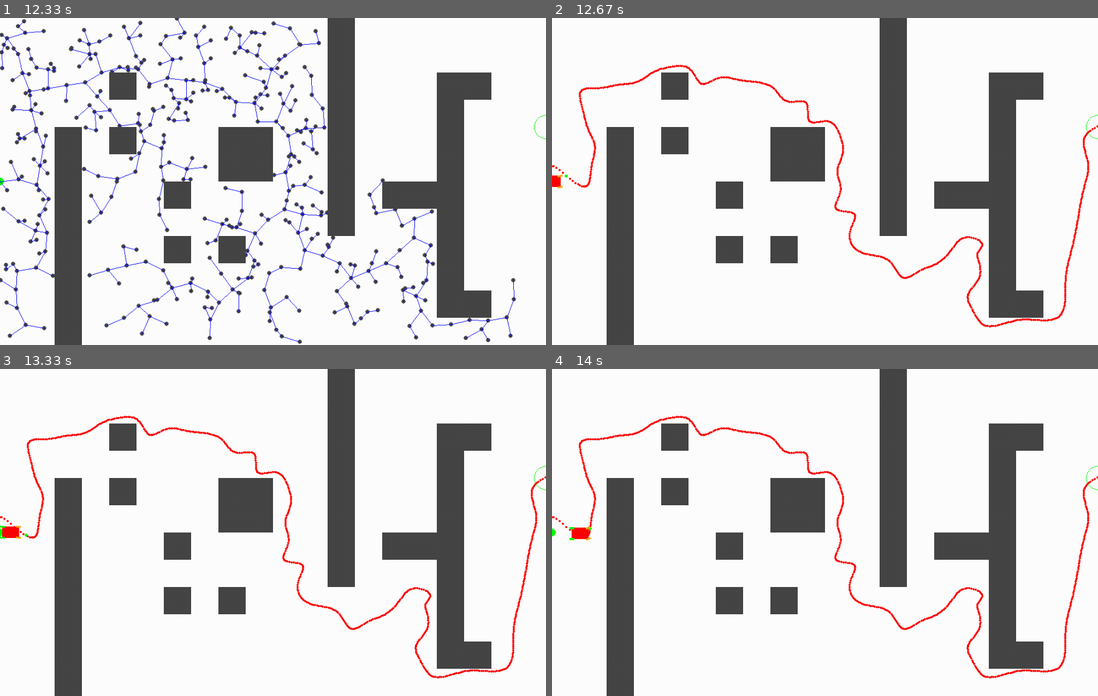
Above: before the commit, frames 1-4 (two rows, left to right).
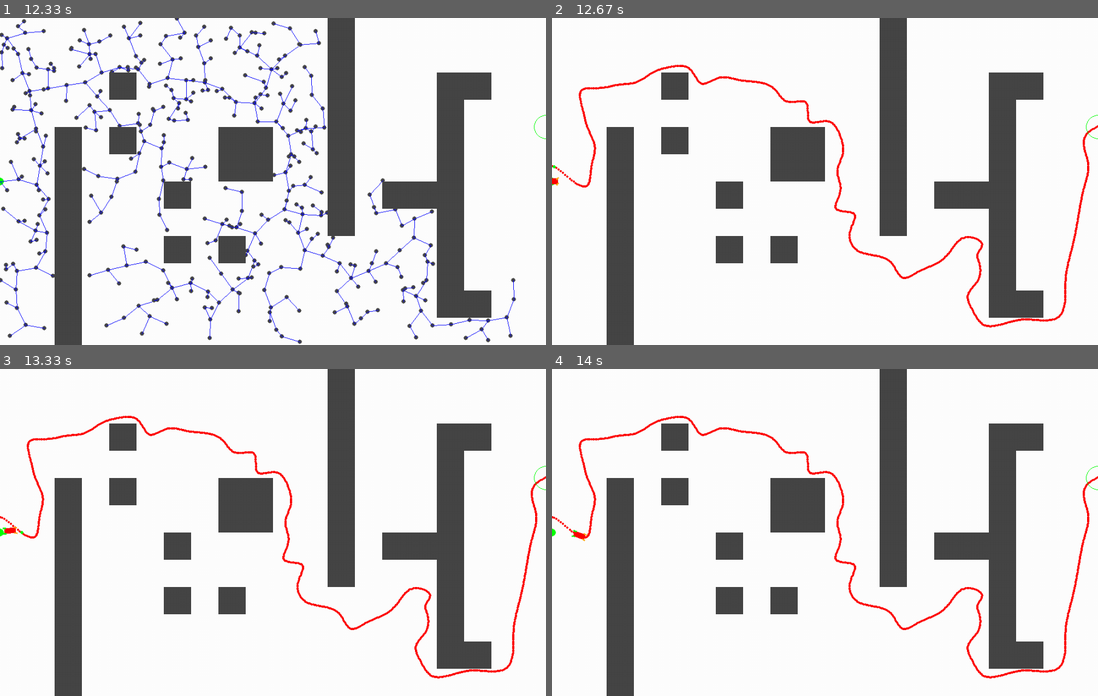
Above: after the commit, the same moments.

Repository: Alxkory/PMD_Project_group2
Game: pygame game, started from RRT_p_carsim.py
Two runs of this game, one before a commit and one after it. Both use one fixed random seed, a clock stepped at 60 frames per second and the inputs below.
Inputs:
- Up to frame 1 (12.33 s): no input
- Up to frame 2 (12.67 s): no input
- Up to frame 3 (13.33 s): no input
- Up to frame 4 (14 s): no input

Frame 1 is identical in both runs. In frame 2, 0.7% of the frame differs, in the area x 0-100%, y 14-95%; in frame 3, 0.8%; in frame 4, 0.8%.

Commit message:
increase smooth path point #, addded experimental colission checks

Diff:
--- a/RRT_p_carsim.py
+++ b/RRT_p_carsim.py
@@ -53,7 +53,7 @@
     SmoothPath = graph.getSmoothPathCoords()
     map.drawPath(SmoothPath)
     print('smoothpath found, ready to drive')
-    #pygame.display.update()
+    pygame.display.update()
     #pygame.event.clear()
     #pygame.event.wait(0)
     #time.sleep(5)
--- a/bicyclemodel.py
+++ b/bicyclemodel.py
@@ -23,14 +23,14 @@
 
 # constants
 k = 0.1  # look forward gain
-Lfc = 40.0  # [m] look-ahead distance
+Lfc = 30.0  # [m] look-ahead distance
 Kp = 1.0  # speed proportional gain
 
-WB = 30.0 #m
+WB = 20.0 #m
 l_r = WB/2.0
 l_f = WB-l_r
 dt = 0.1
-track = 20 #m
+track = 10 #m
 class TargetCourse:
 
     def __init__(self, cx, cy):
@@ -187,8 +187,8 @@
         scaled_y = self.y * scaling_factor
 
         #draw back wheels
-        wheel_diam=8 #m
-        wheel_width=3 #m
+        wheel_diam=5 #m
+        wheel_width=2 #m
 
         scaled_wheel_diam = wheel_diam * scaling_factor
         scaled_wheel_width = wheel_width * scaling_factor
--- a/task/RRTbasePy.py
+++ b/task/RRTbasePy.py
@@ -197,6 +197,14 @@
             if rectang.collidepoint(x, y):
                 self.remove_node(n) # remove node
                 return False
+            if False: # check in circle around xy
+                    R = 20
+                    x_col = [(x + R*np.cos(theta)) for theta in np.linspace(0, 2.0*np.pi,10)]
+                    y_col = [(y + R*np.sin(theta)) for theta in np.linspace(0, 2.0*np.pi,10)]
+                    for j in range(len(x_col)):
+                        if rectang.collidepoint(x_col[j], y_col[j]):
+                            self.remove_node(n) # remove node
+                            return True
         return True
 
     def crossObstacle(self, x1, x2, y1, y2): # Checks if an edge crosses an obstacle. Returns True when it collides, False when it's free.
@@ -207,8 +215,16 @@
                 u = i / 100
                 x = x1 * u + x2 * (1 - u)
                 y = y1 * u + y2 * (1 - u)
+
                 if rectang.collidepoint(x, y):
-                    return True
+                        return True
+                if False: # check in circle around xy
+                    R = 20
+                    x_col = [(x + R*np.cos(theta)) for theta in np.linspace(0, 2.0*np.pi,10)]
+                    y_col = [(y + R*np.sin(theta)) for theta in np.linspace(0, 2.0*np.pi,10)]
+                    for j in range(len(x_col)):
+                        if rectang.collidepoint(x_col[j], y_col[j]):
+                            return True
         return False
 
     def connect(self, n1, n2):  # Connects 2 nodes and performs collision check
@@ -267,7 +283,7 @@
             y.append(self.y[point])
 
         tck, *rest = interpolate.splprep([x, y],s=8)
-        u = np.linspace(0, 1, num=(len(self.path)*10))
+        u = np.linspace(0, 1, num=(len(self.path)*15))
         bspline=interpolate.splev(u, tck)
 
         return bspline #list [[x],[y]]
